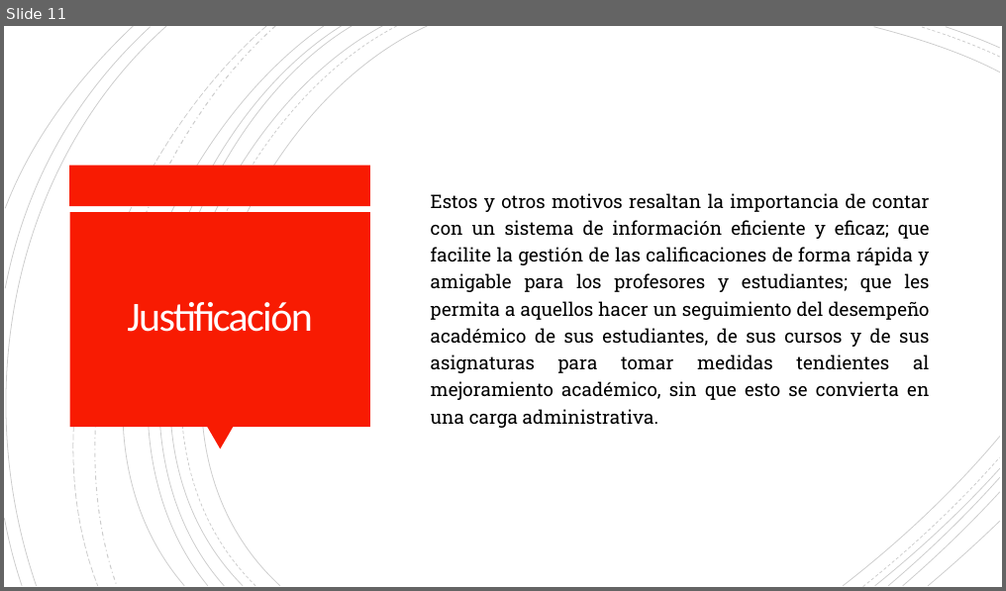
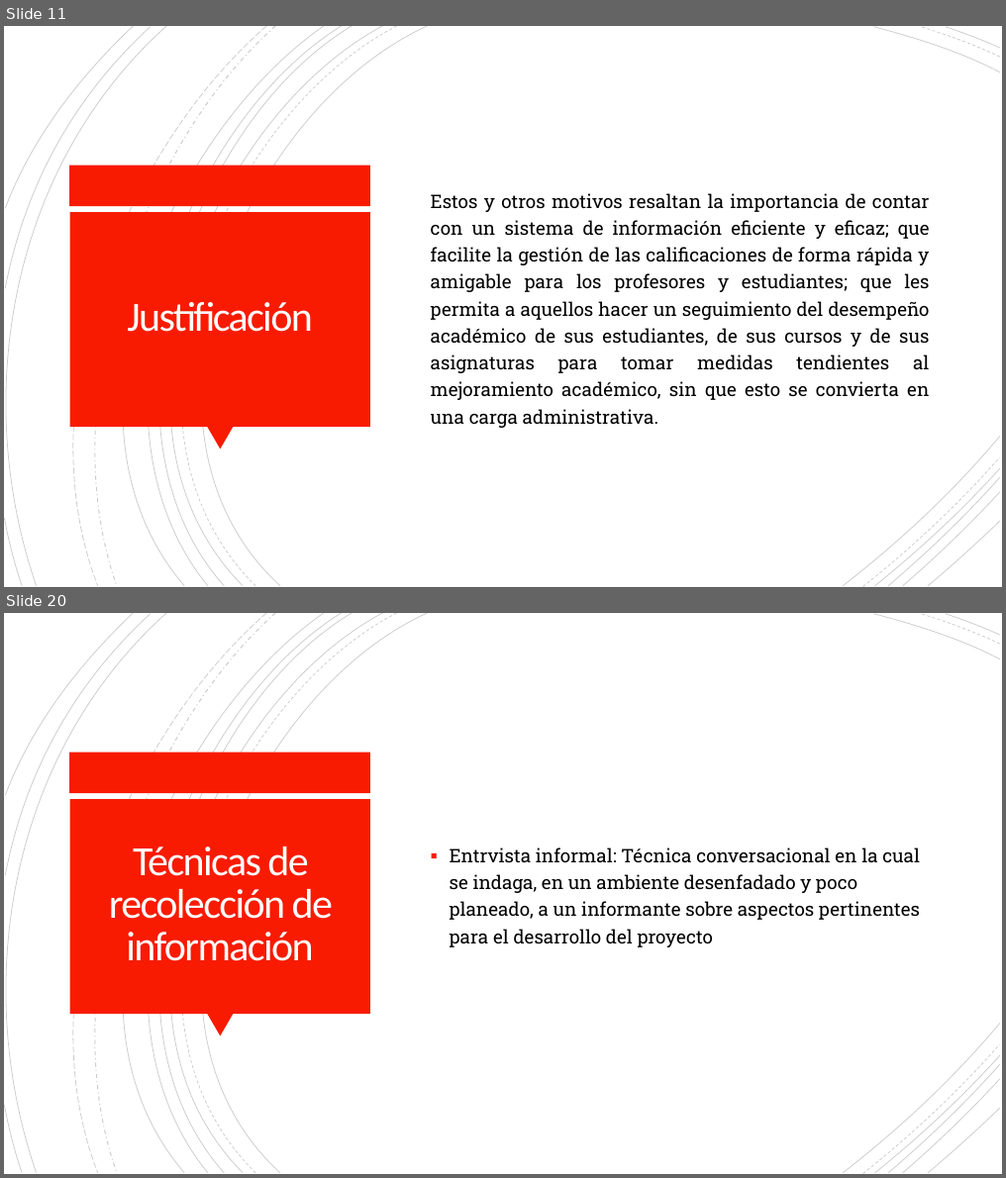
Before and after one commit to Dillan444/PROYECTO_SENA, a slide deck: PLANTEAMIENTO_DEL_PROBLEMA.pptx. Shown one above the other, each under a label of ours: slide 11 before the commit, slides 11 and 20 after it; the slides between them are not shown. The pictures are 1006x591 and 1006x1178 pixels, drawn with LibreOffice and Linux fonts; fonts in the diff are those of the drawing. Boxes give left, top, right and bottom in pixels: in the first picture for what was removed or moved away, otherwise in the second. Text is boxed around its words. In the diff, an @@ line names an element or a change of style, - is before the commit and + after.

```diff
--- a/PLANTEAMIENTO_DEL_PROBLEMA.pptx
+++ b/PLANTEAMIENTO_DEL_PROBLEMA.pptx
@@ slide 20 added at (4, 613, 1002, 1174), background #FFFFFF; not listed: 24 template elements that a slide beside it also shows @@
@@ title added at (109, 847, 333, 961), 40 pt, text #FFFEFF @@
+Técnicas de recolección de información
@@ text added at (450, 848, 920, 948), 18 pt, text #000000 @@
+▪ Entrvista informal: Técnica conversacional en la cual se indaga, en un ambiente desenfadado y poco planeado, a un informante sobre aspectos pertinentes para el desarrollo del proyecto
```
Also in this commit, not shown: 9 other slides added.
